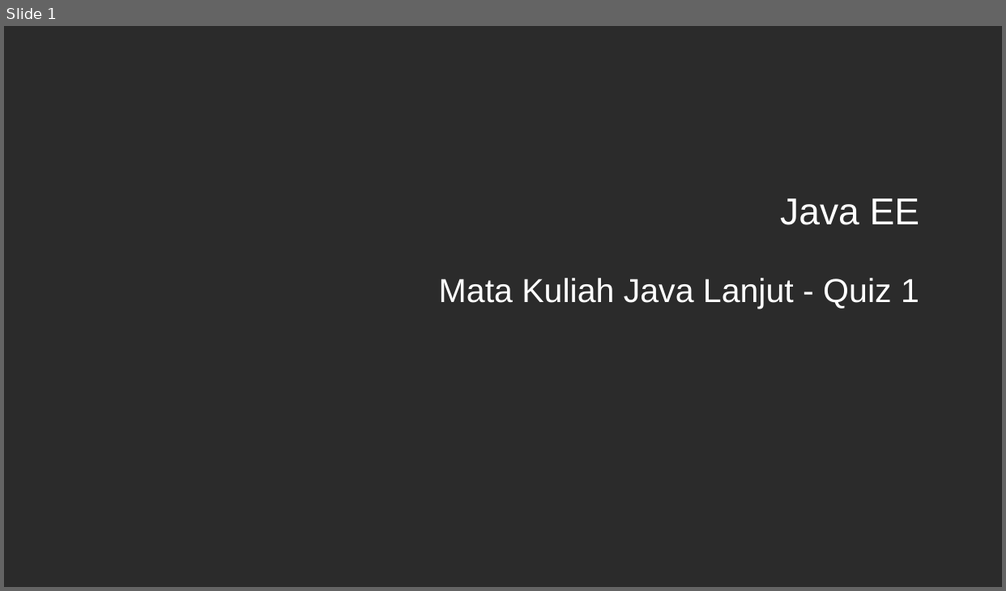
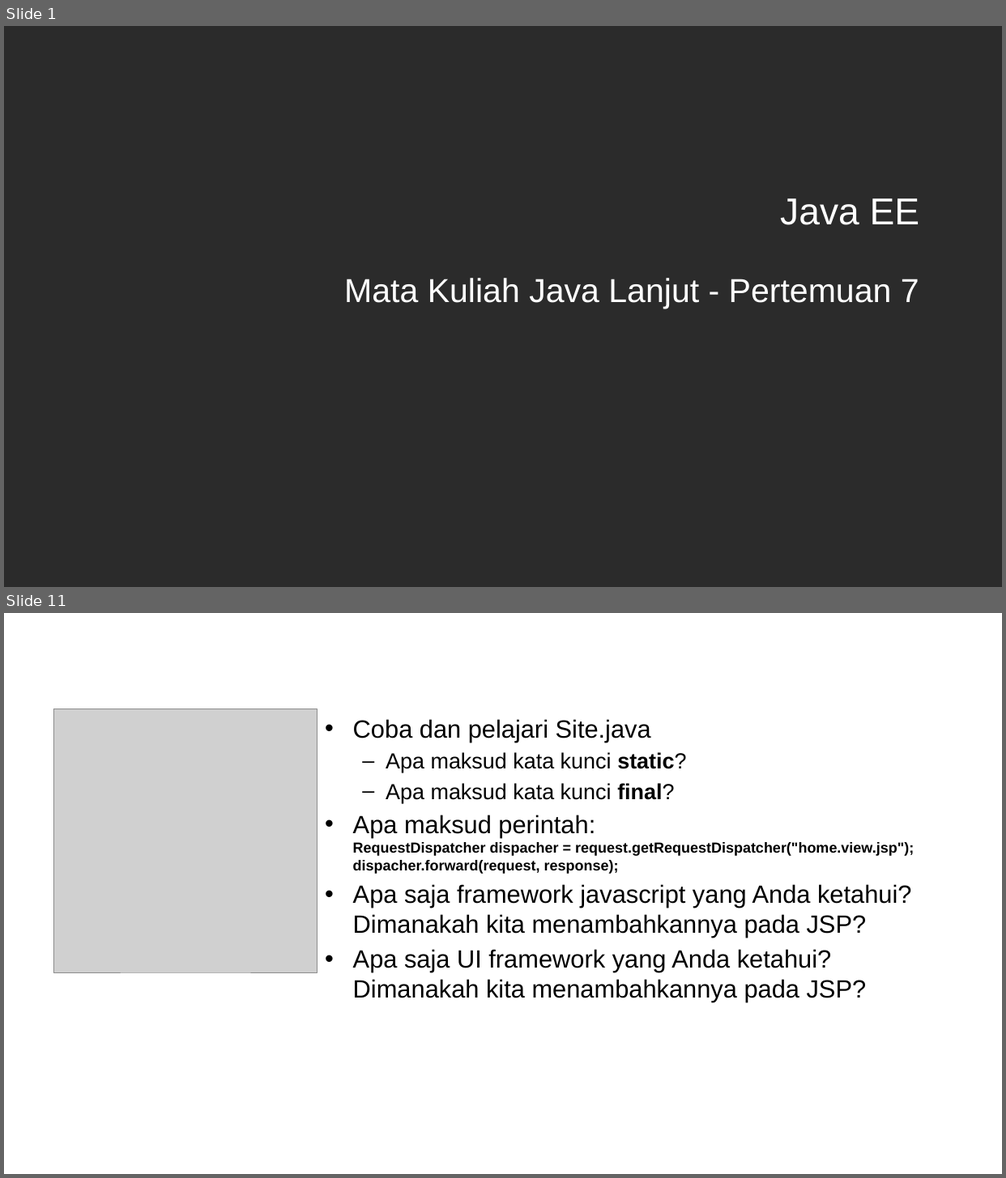
Before and after one commit to ruang-belajar/java-ee, a slide deck: docs/res/Java EE - Pertemuan 7.pptx. Shown one above the other, each under a label of ours: slide 1 before the commit, slides 1 and 11 after it; the slides between them are not shown. The pictures are 1006x591 and 1006x1178 pixels, drawn with LibreOffice and Linux fonts; fonts in the diff are those of the drawing; grey boxes stand for pictures; background and template pictures are left out; a plain dark background stands for a picture behind light text. Boxes give left, top, right and bottom in pixels: in the first picture for what was removed or moved away, otherwise in the second. Text is boxed around its words. In the diff, an @@ line names an element or a change of style, - is before the commit and + after.

```diff
--- a/docs/res/Java EE - Pertemuan 7.pptx
+++ b/docs/res/Java EE - Pertemuan 7.pptx
@@ slide 11 added at bbox=[4, 613, 1002, 1174], background picture (left out) @@
@@ title added at bbox=[54, 628, 953, 677], 36 pt, text #FFFFFF @@
+Diskusi
@@ picture added at bbox=[54, 709, 317, 973] @@
@@ text added at bbox=[353, 719, 914, 1003], 24 pt, text #000000 @@
+• Coba dan pelajari Site.java
+  – Apa maksud kata kunci static?
+  – Apa maksud kata kunci final?
+• Apa maksud perintah:
+  RequestDispatcher dispacher = request.getRequestDispatcher("home.view.jsp");
+  dispacher.forward(request, response);
+• Apa saja framework javascript yang Anda ketahui? Dimanakah kita menambahkannya pada JSP?
+• Apa saja UI framework yang Anda ketahui?
+  Dimanakah kita menambahkannya pada JSP?
@@ slide 1 changed as well @@
@@ subtitle at bbox=[344, 278, 919, 309]: text changed @@
-Mata Kuliah Java Lanjut - Quiz 1
+Mata Kuliah Java Lanjut - Pertemuan 7
```
Also in this commit, not shown: 13 other slides added, 3 slides removed, 5 other files.
